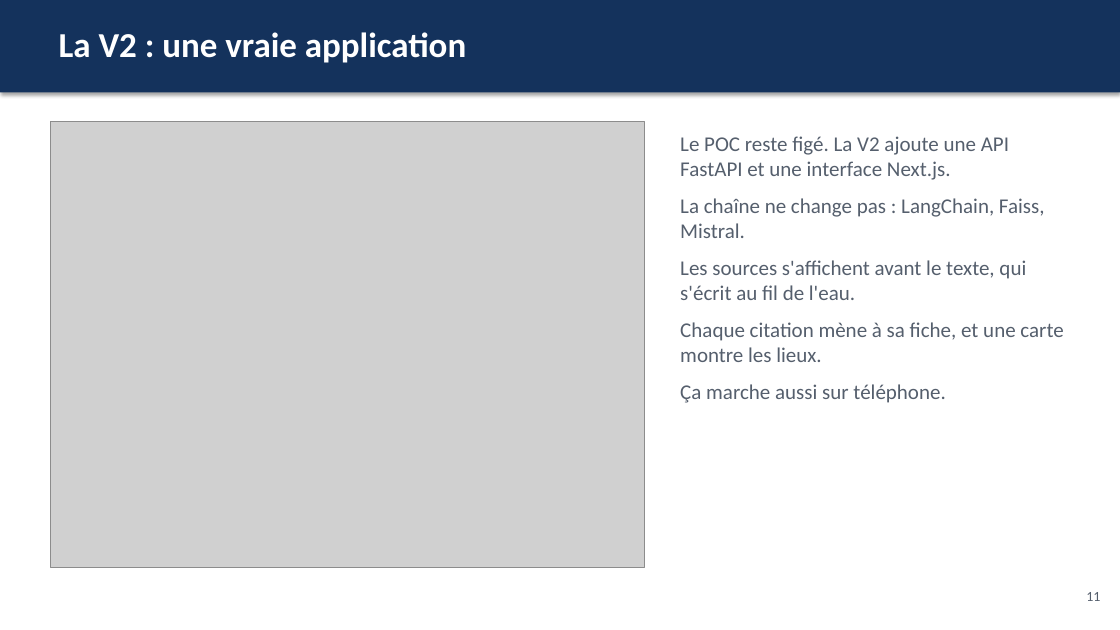
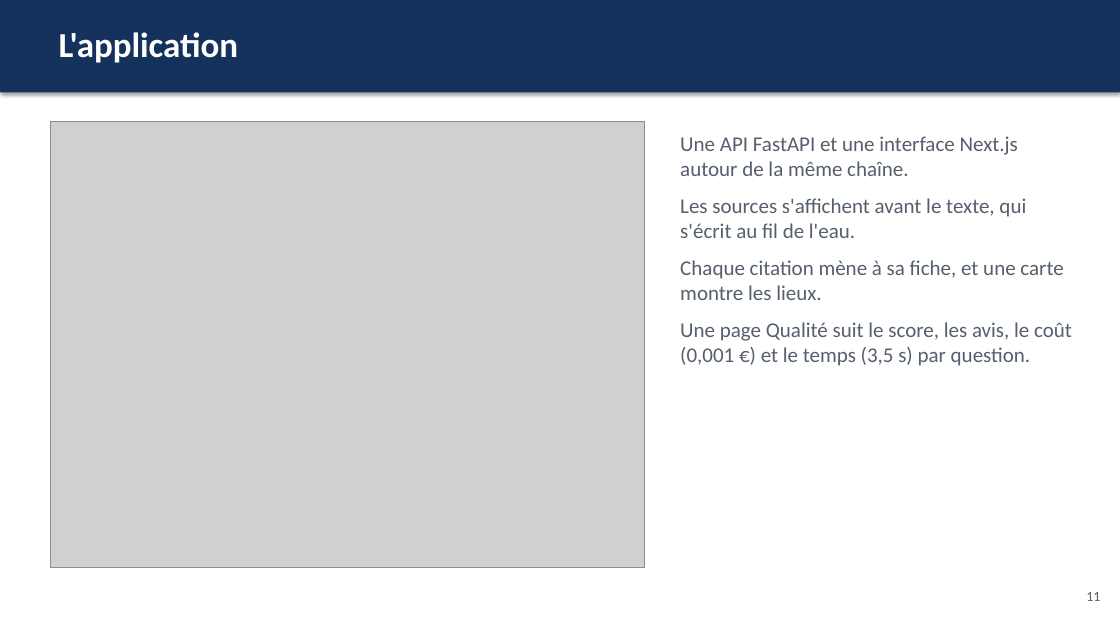
Before and after one commit to Matz-ai/concevoir-et-deployer-un-systeme-rag, a slide deck: slide 11 of livrables/presentation.pptx. Drawn at 1120x630 pixels with LibreOffice and Linux fonts; fonts in the diff are those of the drawing; grey boxes stand for pictures. Boxes give left, top, right and bottom in pixels: in the first picture for what was removed or moved away, otherwise in the second. Text is boxed around its words. In the diff, an @@ line names an element or a change of style, - is before the commit and + after.

```diff
--- a/livrables/presentation.pptx
+++ b/livrables/presentation.pptx
@@ text at (x1=59, y1=32, x2=238, y2=63): text changed @@
-La V2 : une vraie application
+L'application
@@ text at (x1=680, y1=136, x2=1018, y2=176): text changed @@
-Le POC reste figé. La V2 ajoute une API FastAPI et une interface Next.js.
-La chaîne ne change pas : LangChain, Faiss, Mistral.
+Une API FastAPI et une interface Next.js autour de la même chaîne.
@@ text at (x1=680, y1=322, x2=1072, y2=366): text changed @@
-Ça marche aussi sur téléphone.
+Une page Qualité suit le score, les avis, le coût (0,001 €) et le temps (3,5 s) par question.
```
Also in this commit, not shown: 5 other slides changed, 1 slide added, 3 slides removed, 4 other files.
